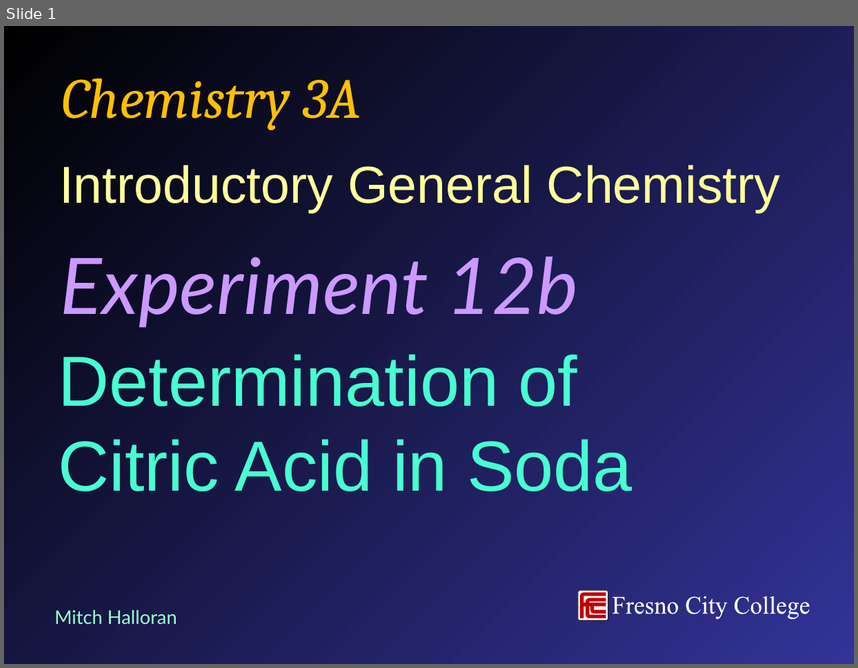
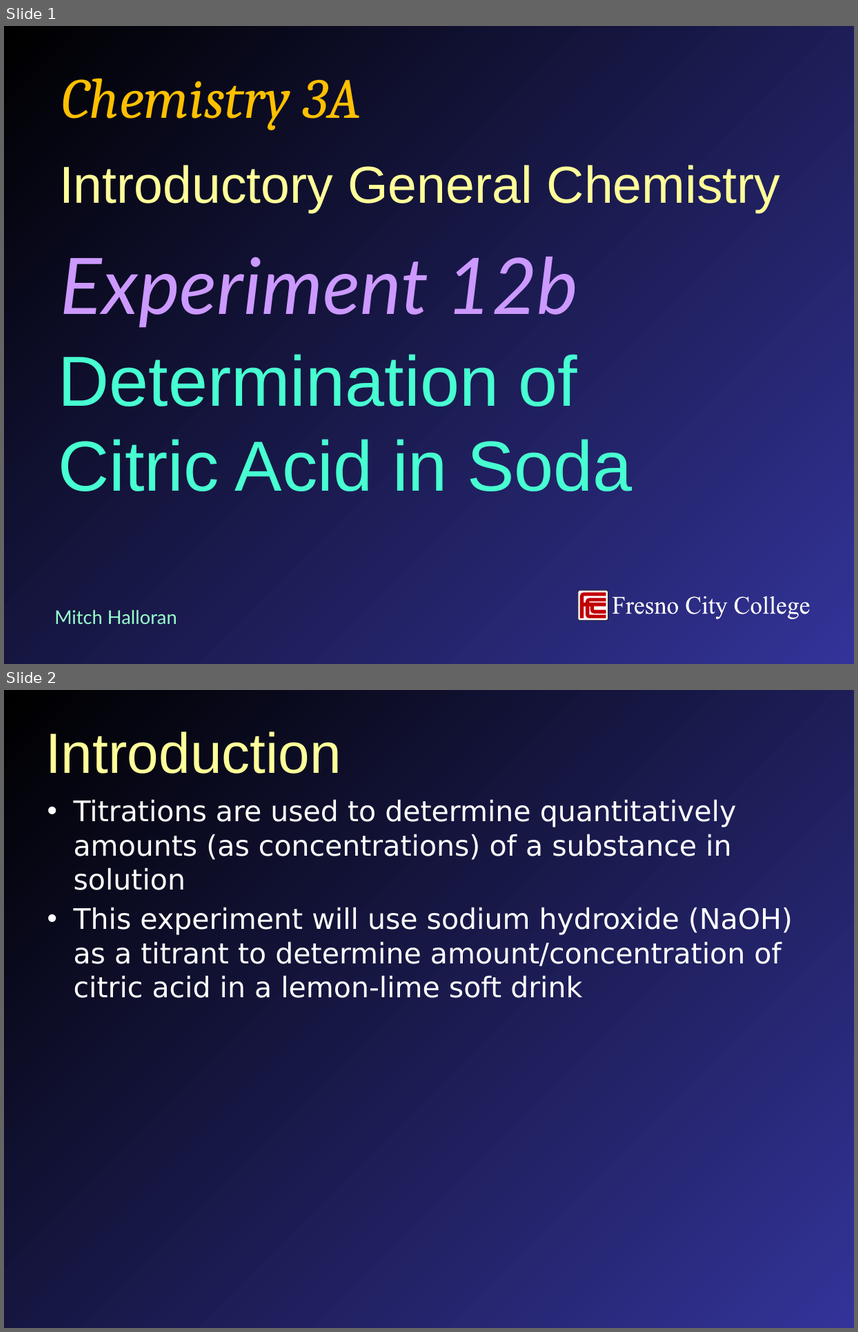
Before and after one commit to mavigozler/mavigozler.github.io, a slide deck: Teaching/Chemistry/Labs/FCC Chem 3A Expt 12b Determination of Citric Acid in Soda.pptx. Shown one above the other, each under a label of ours: slide 1 before the commit, slides 1 and 2 after it. The pictures are 858x668 and 858x1332 pixels, drawn with LibreOffice and Linux fonts; fonts in the diff are those of the drawing. Boxes give left, top, right and bottom in pixels: in the first picture for what was removed or moved away, otherwise in the second. Text is boxed around its words. In the diff, an @@ line names an element or a change of style, - is before the commit and + after.

```diff
--- a/Teaching/Chemistry/Labs/FCC Chem 3A Expt 12b Determination of Citric Acid in Soda.pptx
+++ b/Teaching/Chemistry/Labs/FCC Chem 3A Expt 12b Determination of Citric Acid in Soda.pptx
@@ slide 2 added at <box>4,690,854,1328</box>, background gradient #000000 to #333399 @@
@@ title added at <box>45,731,341,773</box>, 48 pt, text #FFFF99 @@
+Introduction
@@ text added at <box>74,799,793,998</box>, 24 pt, text #FFFFFF @@
+• Titrations are used to determine quantitatively amounts (as concentrations) of a substance in solution
+• This experiment will use sodium hydroxide (NaOH) as a titrant to determine amount/concentration of citric acid in a lemon-lime soft drink
```
Also in this commit, not shown: 5 slides changed, 8 other slides added, 6 slides removed, 6 other files.
